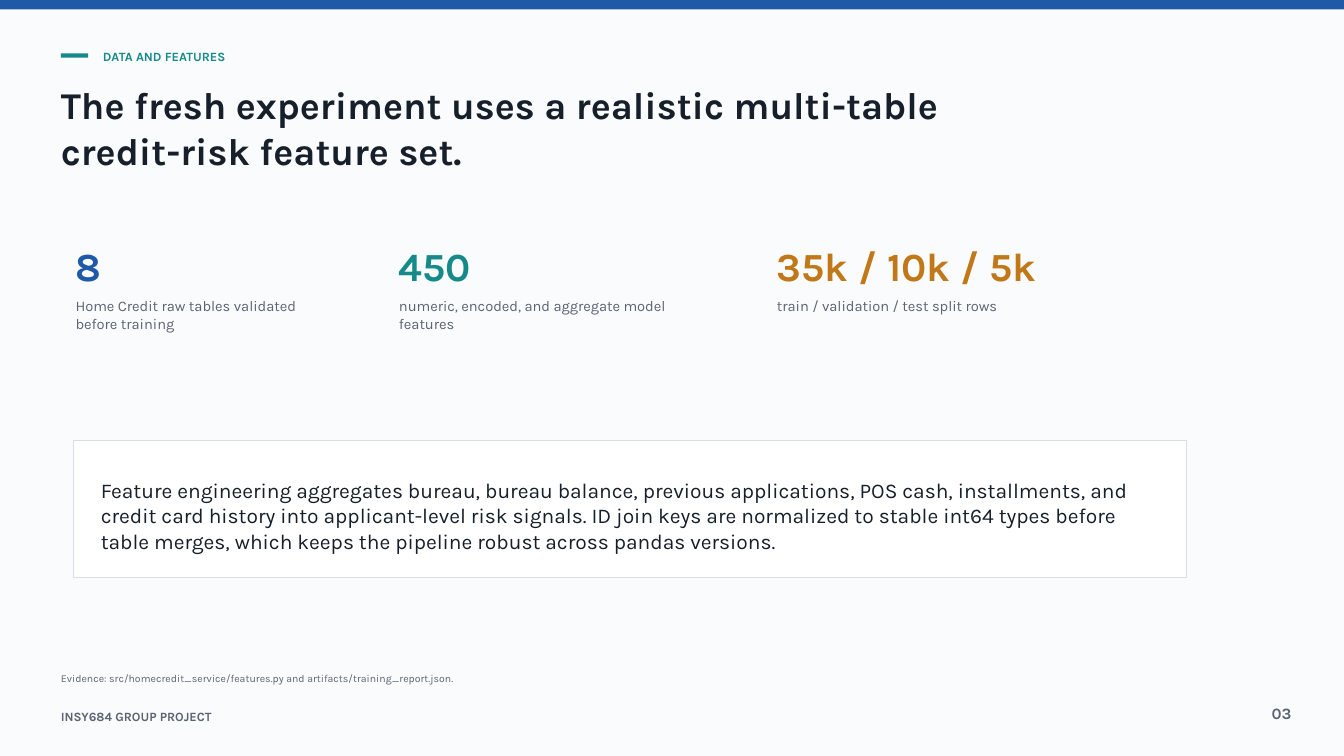
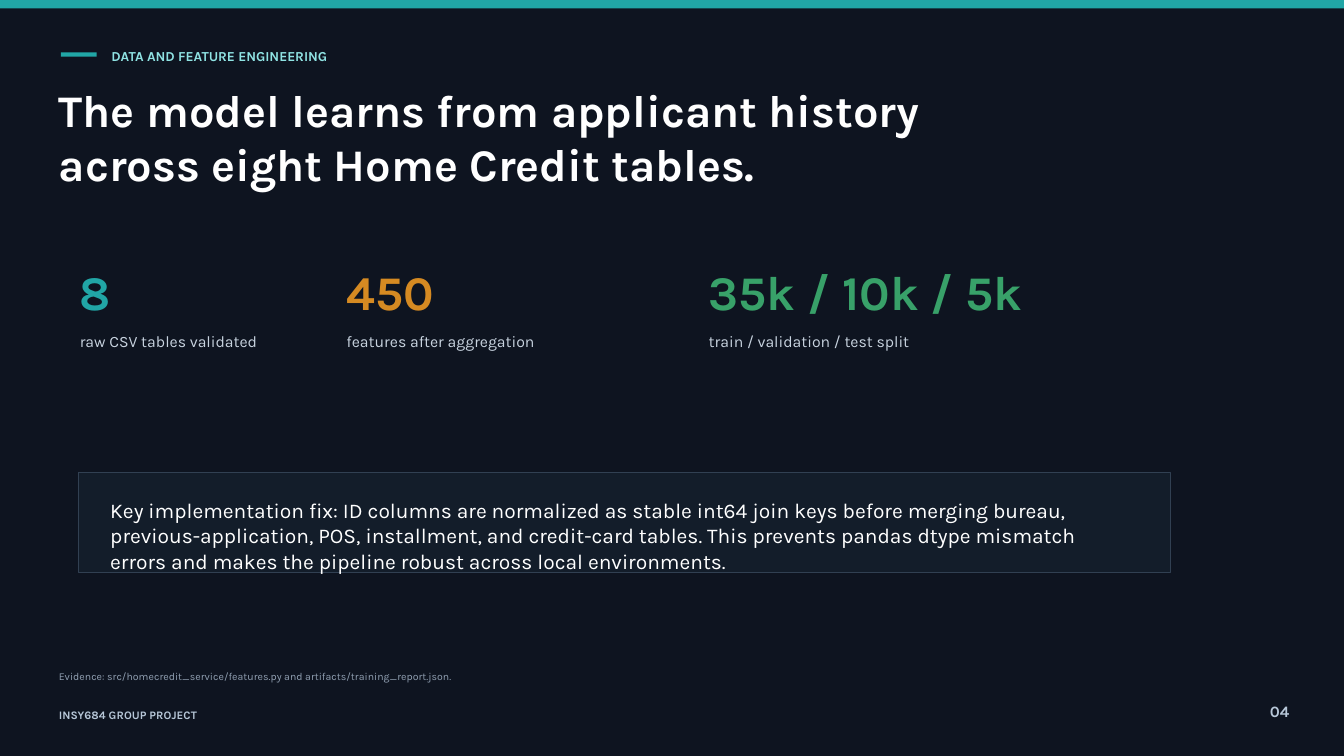
Before and after one commit to QingyuanWang-Data/INSY684_Group, a slide deck: slide 4 of outputs/manual-20260614-insy684-deck/presentations/insy684-mlops-technical-deck/output/insy684-mlops-technical-section.pptx (slide 3 before the commit). Drawn at 1344x756 pixels with LibreOffice and Linux fonts; fonts in the diff are those of the drawing. Boxes give left, top, right and bottom in pixels: in the first picture for what was removed or moved away, otherwise in the second. Text is boxed around its words. In the diff, an @@ line names an element or a change of style, - is before the commit and + after.

```diff
--- a/outputs/manual-20260614-insy684-deck/presentations/insy684-mlops-technical-deck/output/insy684-mlops-technical-section.pptx
+++ b/outputs/manual-20260614-insy684-deck/presentations/insy684-mlops-technical-deck/output/insy684-mlops-technical-section.pptx
@@ rectangle at box(0, 0, 1344, 756): fill #FAFBFC to #0E1420 @@
@@ rectangle at box(0, 0, 1344, 8): fill #1E5AA8 to #21A6A6 @@
@@ rectangle: place and size @@
-rectangle at box(60, 53, 88, 57)
+rectangle at box(60, 52, 96, 56)
@@ rectangle at box(60, 52, 96, 56): fill #168A8A to #21A6A6 @@
@@ text at box(111, 52, 327, 61): text changed; size 9 to 9.8 pt; text colour #168A8A to #8FE3E3 @@
-DATA AND FEATURES
+DATA AND FEATURE ENGINEERING
@@ text added at box(59, 95, 920, 193), 32.2 pt, text #FFFFFF, bold @@
+The model learns from applicant history across eight Home Credit tables.
@@ text removed at box(61, 92, 938, 166) @@
-The fresh experiment uses a realistic multi-table credit-risk feature set.
@@ text "8": place and size @@
-text "8" at box(76, 254, 102, 282)
+text "8" at box(80, 278, 111, 311)
@@ text "8" at box(80, 278, 111, 311): size 28.5 to 34.5 pt, text colour #1E5AA8 to #21A6A6 @@
@@ text "450": place and size @@
-text "450" at box(399, 254, 471, 282)
+text "450" at box(346, 278, 433, 311)
@@ text "450" at box(346, 278, 433, 311): size 28.5 to 34.5 pt, text colour #168A8A to #D58A22 @@
@@ text "35k / 10k / 5k": place and size @@
-text "35k / 10k / 5k" at box(777, 253, 1036, 282)
+text "35k / 10k / 5k" at box(709, 277, 1023, 311)
@@ text "35k / 10k / 5k" at box(709, 277, 1023, 311): size 28.5 to 34.5 pt, text colour #C07818 to #38A169 @@
@@ text removed at box(399, 301, 666, 329) @@
-numeric, encoded, and aggregate model features
@@ text at box(80, 336, 257, 347): text changed; size 10.5 to 11.2 pt; text colour #5B6472 to #C8D3DF @@
-Home Credit raw tables validated before training
+raw CSV tables validated
@@ text added at box(346, 336, 535, 351), 11.2 pt, text #C8D3DF @@
+features after aggregation
@@ text at box(709, 336, 910, 351): text changed; size 10.5 to 11.2 pt; text colour #5B6472 to #C8D3DF @@
-train / validation / test split rows
+train / validation / test split
@@ rectangle: place and size @@
-rectangle at box(74, 442, 1187, 578)
+rectangle at box(79, 473, 1171, 573)
@@ rectangle at box(79, 473, 1171, 573): fill #FFFFFF to #131D2A; outline #D8DEE7 0.75 pt to #314052 0.75 pt @@
@@ text at box(110, 503, 1075, 574): text changed; text colour #17202A to #FFFFFF @@
-Feature engineering aggregates bureau, bureau balance, previous applications, POS cash, installments, and credit card history into applicant-level risk signals. ID join keys are normalized to stable int64 types before table merges, which keeps the pipeline robust across pandas versions.
+Key implementation fix: ID columns are normalized as stable int64 join keys before merging bureau, previous-application, POS, installment, and credit-card tables. This prevents pandas dtype mismatch errors and makes the pipeline robust across local environments.
@@ text "Evidence: src/homecredit_service/features.py and artifacts/t ..." at box(59, 672, 451, 683): text colour #5B6472 to #91A0B2 @@
@@ text "INSY684 GROUP PROJECT" at box(59, 711, 196, 719): size 9 to 8.2 pt, text colour #5B6472 to #B7C7D8 @@
@@ text added at box(1270, 706, 1289, 717), 11.2 pt, text #B7C7D8, bold @@
+04
@@ text removed at box(1272, 708, 1292, 719) @@
-03
```
Also in this commit, not shown: 3 other slides changed, 6 slides added, 4 slides removed, 2 other files.
